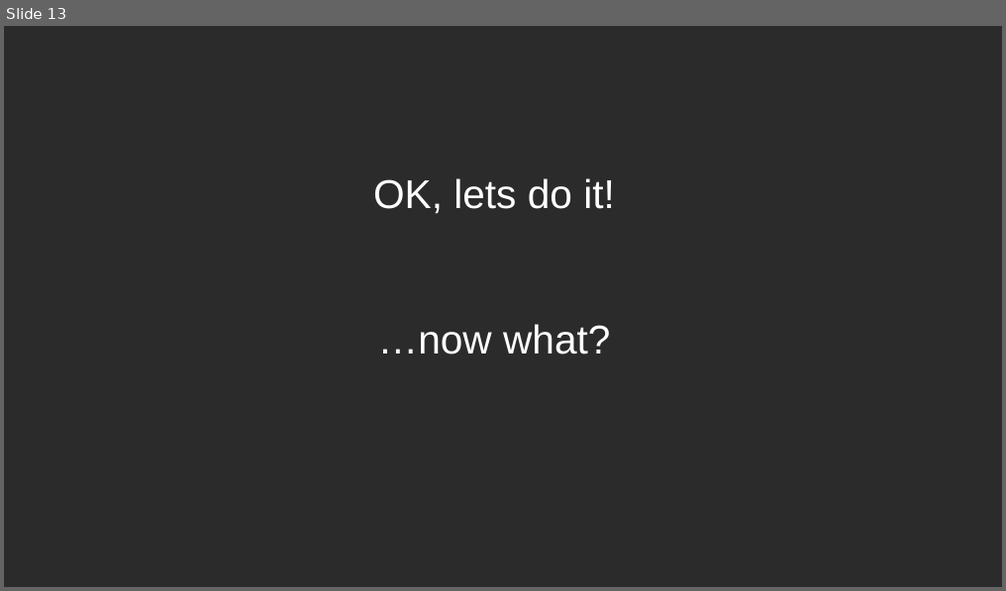
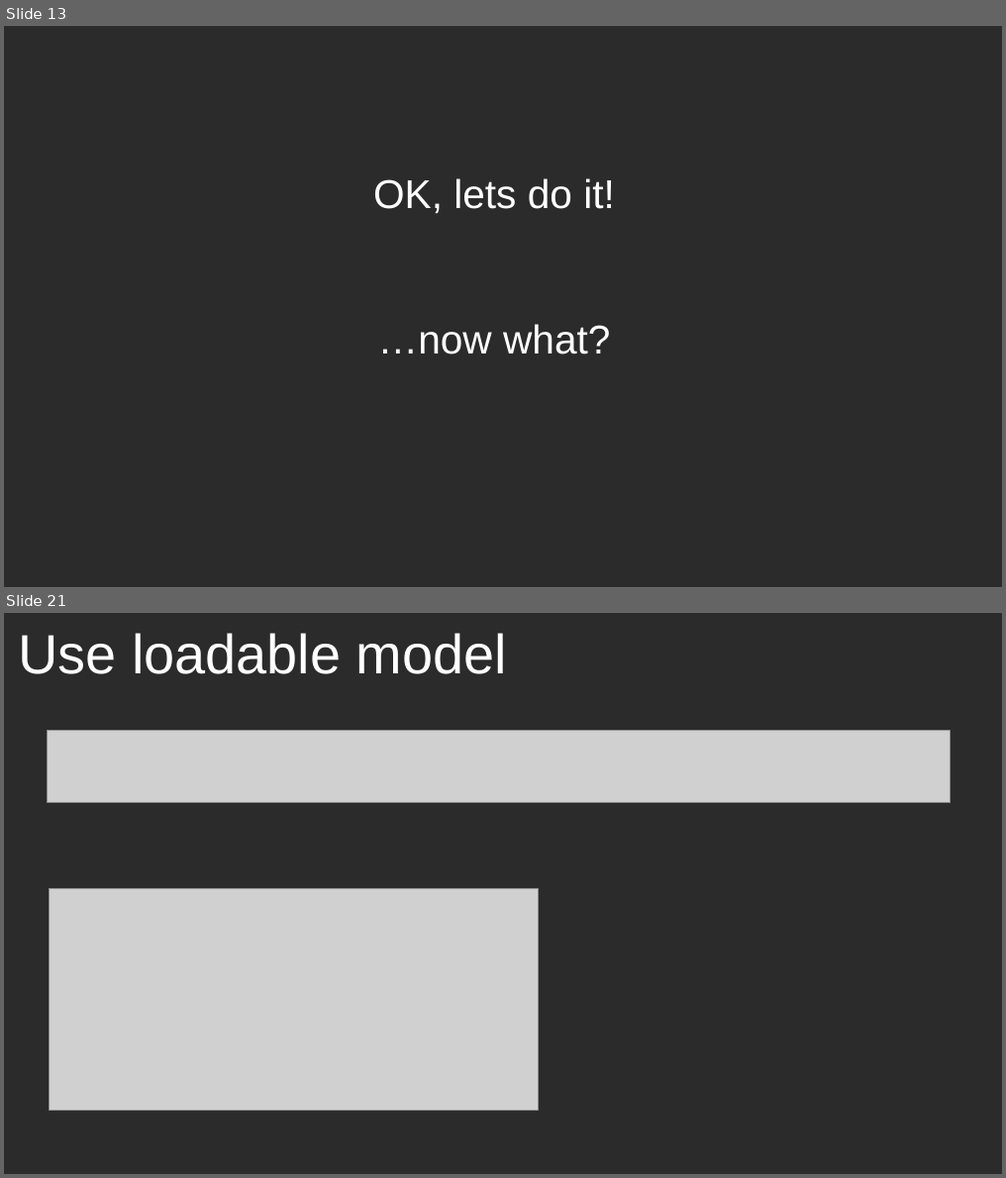
Before and after one commit to jonnor/embeddedml, a slide deck: doc/euroscipy2018/slides.odp. Shown one above the other, each under a label of ours: slide 13 before the commit, slides 13 and 21 after it; the slides between them are not shown. The pictures are 1006x591 and 1006x1178 pixels, drawn with LibreOffice and Linux fonts; fonts in the diff are those of the drawing; grey boxes stand for pictures; background and template pictures are left out; a plain dark background stands for a picture behind light text. Boxes give left, top, right and bottom in pixels: in the first picture for what was removed or moved away, otherwise in the second. Text is boxed around its words. In the diff, an @@ line names an element or a change of style, - is before the commit and + after.

```diff
--- a/doc/euroscipy2018/slides.odp
+++ b/doc/euroscipy2018/slides.odp
@@ slide 21 added at bbox=[4, 613, 1002, 1174], background picture (left out) @@
@@ title added at bbox=[18, 633, 507, 674], 44 pt, text #FFFFFF @@
+Use loadable model
@@ picture added at bbox=[48, 731, 951, 803] @@
@@ picture added at bbox=[50, 889, 539, 1110] @@
```
Also in this commit, not shown: 16 slides changed, 2 other slides added, 1 slide removed, 13 other files.
